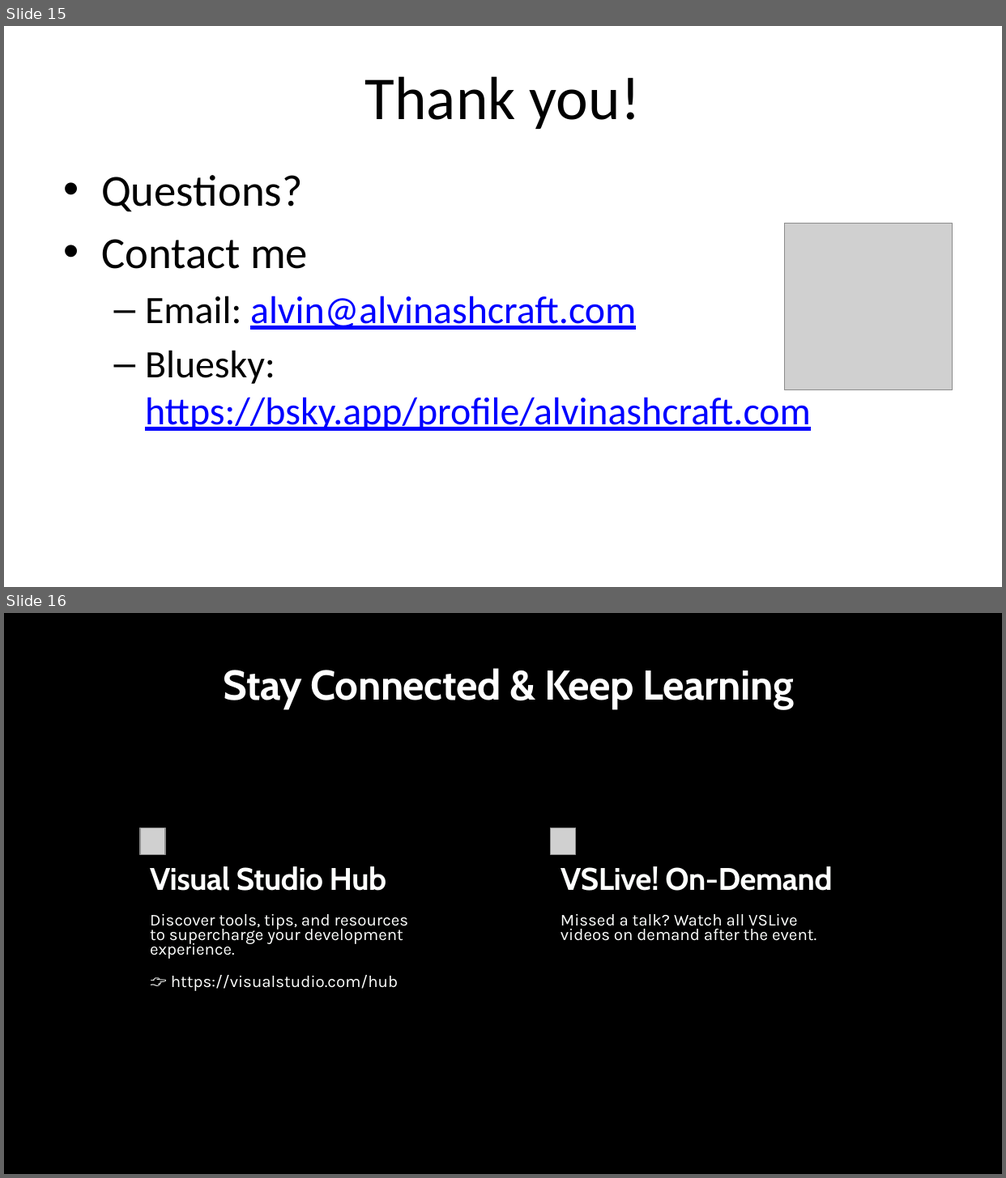
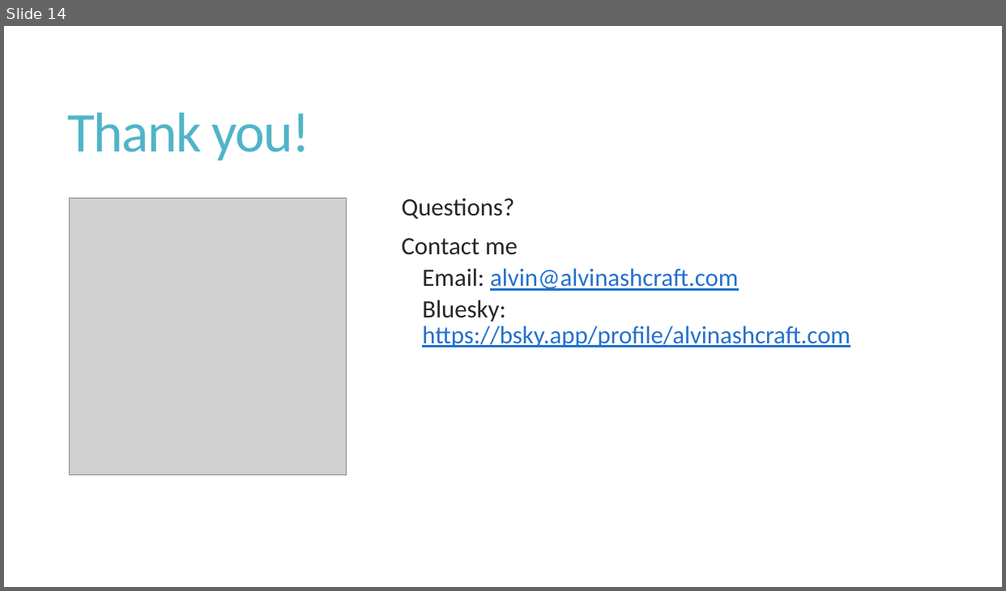
Before and after one commit to alvinashcraft/speaking, a slide deck: 2025/1107_TechBash/StartWithWinUI/TechBash 2025 - Get Started with WinUI.pptx. Shown one above the other, each under a label of ours: slides 15 and 16 before the commit, slide 14 after it. The pictures are 1006x1178 and 1006x591 pixels, drawn with LibreOffice and Linux fonts; fonts in the diff are those of the drawing; grey boxes stand for pictures; background and template pictures are left out. Boxes give left, top, right and bottom in pixels: in the first picture for what was removed or moved away, otherwise in the second. Text is boxed around its words. In the diff, an @@ line names an element or a change of style, - is before the commit and + after.

```diff
--- a/2025/1107_TechBash/StartWithWinUI/TechBash 2025 - Get Started with WinUI.pptx
+++ b/2025/1107_TechBash/StartWithWinUI/TechBash 2025 - Get Started with WinUI.pptx
@@ slide 16 removed at [4, 613, 1002, 1174], background #000000 @@
@@ text removed at [224, 668, 793, 709] @@
-Stay Connected & Keep Learning
@@ picture removed at [140, 828, 164, 854] @@
@@ picture removed at [551, 828, 576, 854] @@
@@ text removed at [150, 867, 386, 891] @@
-Visual Studio Hub
@@ text removed at [560, 867, 832, 891] @@
-VSLive! On-Demand
@@ text removed at [150, 914, 409, 991] @@
-Discover tools, tips, and resources to supercharge your development experience.
-👉 https://visualstudio.com/hub
@@ text removed at [560, 914, 816, 941] @@
-Missed a talk? Watch all VSLive videos on demand after the event.
@@ what was slide 15 is now slide 14 @@
@@ slide 14 changed as well @@
@@ title "Thank you!": place and size @@
-title "Thank you!" at [365, 76, 641, 129]
+title "Thank you!" at [68, 113, 311, 160]
@@ title "Thank you!" at [68, 113, 311, 160]: size 44 to 40.5 pt, text colour #000000 to #50B4C8, letter spacing 0 to -0.9 pt; alignment centre to left; line spacing 1 to 0.85 @@
@@ text "Questions?": place and size @@
-text "Questions?" at [101, 175, 811, 431]
+text "Questions?" at [402, 198, 850, 348]
@@ text "Questions?" at [402, 198, 850, 348]: size 32 to 18 pt in "Questions?", "Contact me"; text colour #000000 to #262626 in "Questions?", "Contact me", "Email:", "Bluesky:"; size 28 to 18 pt in "Email: alvin@alvinashcraft.com", "Bluesky: https://bsky.app/profile/alvinashcraft.com"; text colour #0000FF to #2370CD in "alvin@alvinashcraft.com", "https://bsky.app/profile/alvinashcraft.com"; bullet • to  ; line spacing 1 to 0.85; more space between paragraphs; bullet – to  ; less space between paragraphs @@
@@ picture: place and size @@
-picture at [784, 223, 952, 390]
+picture at [70, 199, 347, 476]
```
Also in this commit, not shown: 13 other slides changed, 2 other slides removed.
